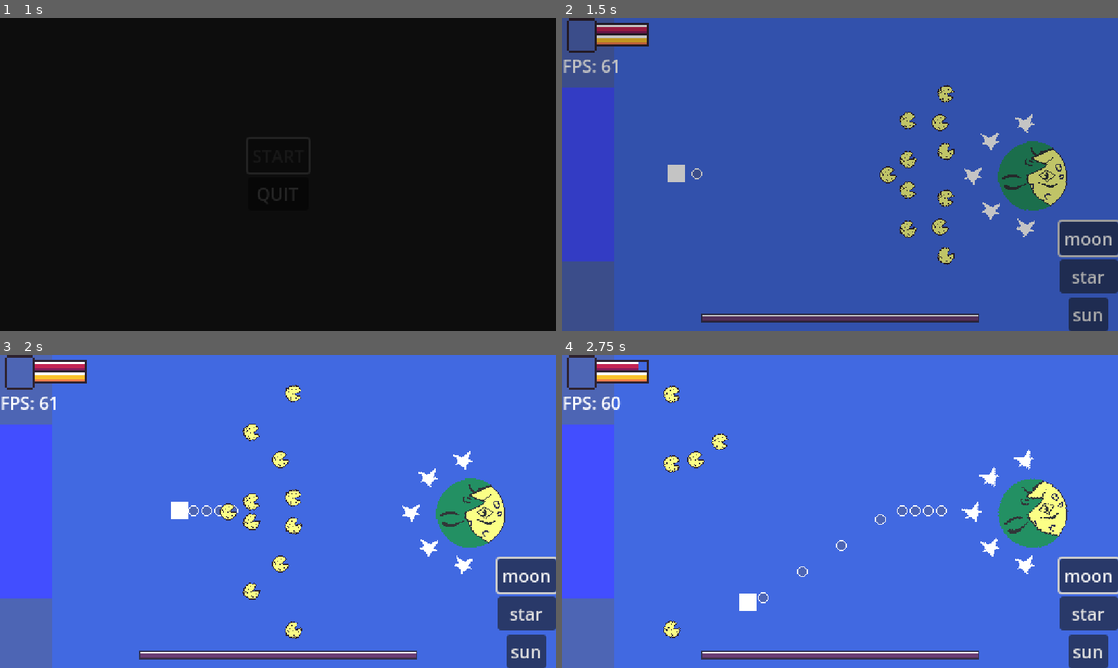
Above: before the commit, frames 1-4 (two rows, left to right).
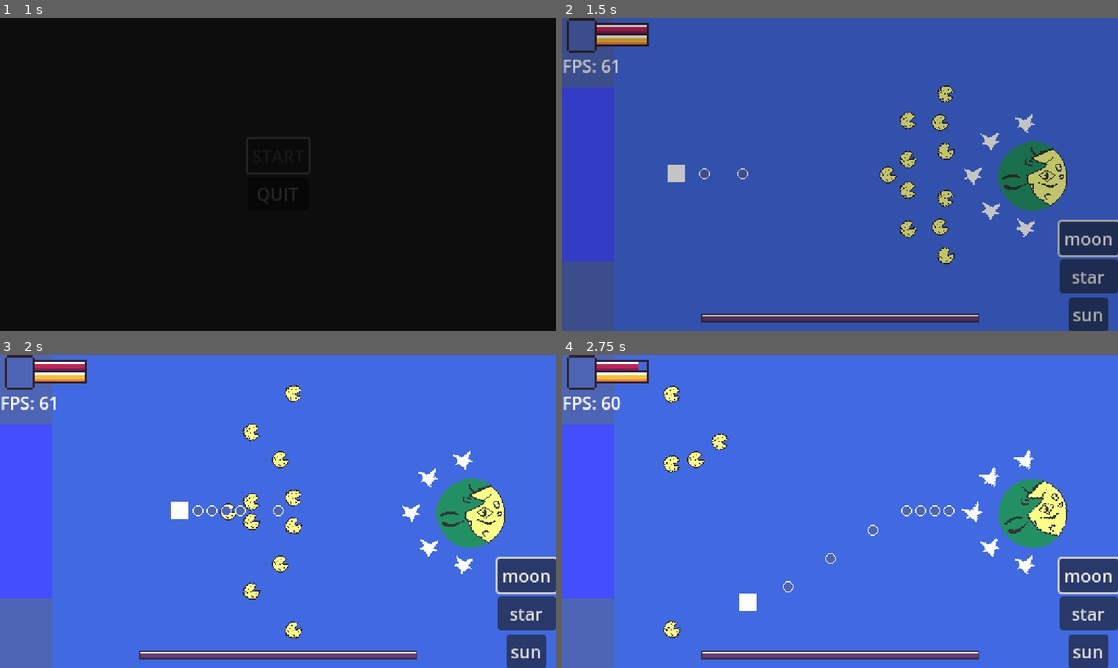
Above: after the commit, the same moments.

Repository: Amanda-Furtado/Bullet-Hell-Jam-5
Game: Godot game, scene res://Game/User Interface/StartMenu.tscn
Two runs of this game, one before a commit and one after it. Both use one fixed random seed, a clock stepped at 60 frames per second and the inputs below.
Inputs:
- Up to frame 1 (1 s): click "START" at 0.5 s
- Up to frame 2 (1.5 s): hold D (right_key) from 1.28 s (still down)
- Up to frame 3 (2 s): keep holding D (right_key)
- Up to frame 4 (2.75 s): release D (right_key) at 2.03 s; hold S (down_key) from 2.03 s (still down)

Frame 1 is identical in both runs. In frame 2, 0.1% of the frame differs, in the area x 23-34%, y 48-52%; in frame 3, 0.3%; in frame 4, 0.7%, in the area x 35-76%, y 47-80%.

Commit message:
Pré Absolve

Diff:
--- /dev/null
+++ b/Components/Spawners/Weapon.gd
@@ -0,0 +1,35 @@
+class_name Weapon extends Node2D
+
+
+#BULLETs
+@export var bullet: PackedScene
+@export var bullet_count: int = 1
+@export_range(0, 360) var arc: float = 0.0
+@export_range(0, 20) var fire_rate: float = 2.0
+@export var barrel_origin: Node2D
+
+var can_shoot: bool = true
+
+
+func shoot() -> void:
+	if can_shoot:
+		can_shoot = false
+		for i in bullet_count:
+			var new_bullet = bullet.instantiate()
+			new_bullet.position = barrel_origin.global_position if barrel_origin else global_position
+
+			if bullet_count == 1:
+				# new_bullet.rotation = global_rotation -> reto sempre
+				new_bullet.rotation = global_rotation
+			else:
+				var arc_rad = deg_to_rad(arc)
+				var increment = arc_rad / (bullet_count - 1)
+				new_bullet.global_rotation = (
+					# global_rotation + -> reto sempre
+					global_rotation +
+					increment * i -
+					arc_rad / 2
+				)
+			get_tree().root.call_deferred("add_child", new_bullet)
+		await get_tree().create_timer(1 / fire_rate).timeout
+		can_shoot = true
--- a/Game/Bosses/The Sun/Scripts/TheSun.gd
+++ b/Game/Bosses/The Sun/Scripts/TheSun.gd
@@ -24,7 +24,7 @@
 @export_range(0, 360) var arc: float = 0.0
 @export_range(0, 20) var fire_rate: float = 2.0
 @export var barrel_origin: Node2D
-
+##USAR O CAN SHOOT NO PATH PRA CONCERTAR OS BUGS EY B AGUENTO MAIS SOCRRO
 var can_shoot: bool = true
 var number_of_shoots: int = 12
 
--- a/Game/Player/Player.gd
+++ b/Game/Player/Player.gd
@@ -6,7 +6,7 @@
 @onready var movement_state_machine = $MovementStateMachine
 @onready var move_control = $MoveControl
 @onready var stats = $Stats
-@onready var spawner = $Spawner
+@onready var weapon = $Weapon
 
 
 func _ready() -> void:
@@ -23,7 +23,4 @@
 
 func _process(delta: float) -> void:
 	movement_state_machine.process_frame(delta)
-
-
-func _on_atk_timer_timeout() -> void:
-	spawner.spawn()
+	weapon.shoot()
--- a/Game/Player/Player.tscn
+++ b/Game/Player/Player.tscn
@@ -10,7 +10,7 @@
 [ext_resource type="Script" path="res://Components/Damage/Hurtbox.gd" id="8_da7pf"]
 [ext_resource type="Script" path="res://Components/Damage/Hurt.gd" id="9_yd7qh"]
 [ext_resource type="Script" path="res://Components/Stats/Stats.gd" id="10_4pdqy"]
-[ext_resource type="Script" path="res://Components/Spawners/Spawn.gd" id="11_s3px0"]
+[ext_resource type="Script" path="res://Components/Spawners/Weapon.gd" id="11_8gv0p"]
 [ext_resource type="PackedScene" uid="uid://bqeufqikc3wxn" path="res://Game/Bullets/player bullets/player_bullet.tscn" id="12_o07yb"]
 
 [sub_resource type="AtlasTexture" id="AtlasTexture_0pftt"]
@@ -87,13 +87,9 @@
 shape = SubResource("RectangleShape2D_r4cjq")
 debug_color = Color(0.154645, 0.617607, 0.529035, 0.42)
 
-[node name="Spawner" type="Node2D" parent="."]
-position = Vector2(8, -8)
-script = ExtResource("11_s3px0")
-scene = ExtResource("12_o07yb")
-
-[node name="AtkTimer" type="Timer" parent="."]
-wait_time = 0.2
-autostart = true
-
-[connection signal="timeout" from="AtkTimer" to="." method="_on_atk_timer_timeout"]
+[node name="Weapon" type="Node2D" parent="." node_paths=PackedStringArray("barrel_origin")]
+position = Vector2(16, -8)
+script = ExtResource("11_8gv0p")
+bullet = ExtResource("12_o07yb")
+fire_rate = 5.0
+barrel_origin = NodePath(".")
--- /dev/null
+++ b/Game/User Interface/PurgeAbsolve.gd
@@ -0,0 +1,31 @@
+extends Control
+
+
+@export var boss: CharacterBody2D
+@export var player: CharacterBody2D
+
+@onready var purge_button = %PurgeButton
+@onready var absolve_button = %AbsolveButton
+
+
+func disable_buttons():
+	purge_button.disabled = true
+	absolve_button.disabled = true
+
+
+func purge_boss() -> void:
+	pass
+
+
+func absolve_boss() -> void:
+	pass
+
+
+func _on_purge_button_pressed():
+	disable_buttons()
+	purge_boss()
+
+
+func _on_absolve_button_pressed():
+	disable_buttons()
+	absolve_boss()
--- a/Game/User Interface/PurgeAbsolve.tscn
+++ b/Game/User Interface/PurgeAbsolve.tscn
@@ -1,4 +1,6 @@
-[gd_scene format=3 uid="uid://cfel48hscmbn4"]
+[gd_scene load_steps=2 format=3 uid="uid://cfel48hscmbn4"]
+
+[ext_resource type="Script" path="res://Game/User Interface/PurgeAbsolve.gd" id="1_kn2al"]
 
 [node name="PurgeAbsolve" type="Control"]
 layout_mode = 3
@@ -7,26 +9,32 @@
 anchor_bottom = 1.0
 grow_horizontal = 2
 grow_vertical = 2
+script = ExtResource("1_kn2al")
 
-[node name="VBoxContainer" type="VBoxContainer" parent="."]
+[node name="VBoxContainer" type="HBoxContainer" parent="."]
 layout_mode = 1
 anchors_preset = 8
 anchor_left = 0.5
 anchor_top = 0.5
 anchor_right = 0.5
 anchor_bottom = 0.5
-offset_left = -34.5
-offset_top = -33.0
-offset_right = 34.5
-offset_bottom = 33.0
+offset_left = -63.5
+offset_top = -15.5
+offset_right = 63.5
+offset_bottom = 15.5
 grow_horizontal = 2
 grow_vertical = 2
 
 [node name="PurgeButton" type="Button" parent="VBoxContainer"]
+unique_name_in_owner = true
 layout_mode = 2
 text = "Purge
 "
 
 [node name="AbsolveButton" type="Button" parent="VBoxContainer"]
+unique_name_in_owner = true
 layout_mode = 2
 text = "Absolve"
+
+[connection signal="pressed" from="VBoxContainer/PurgeButton" to="." method="_on_purge_button_pressed"]
+[connection signal="pressed" from="VBoxContainer/AbsolveButton" to="." method="_on_absolve_button_pressed"]
